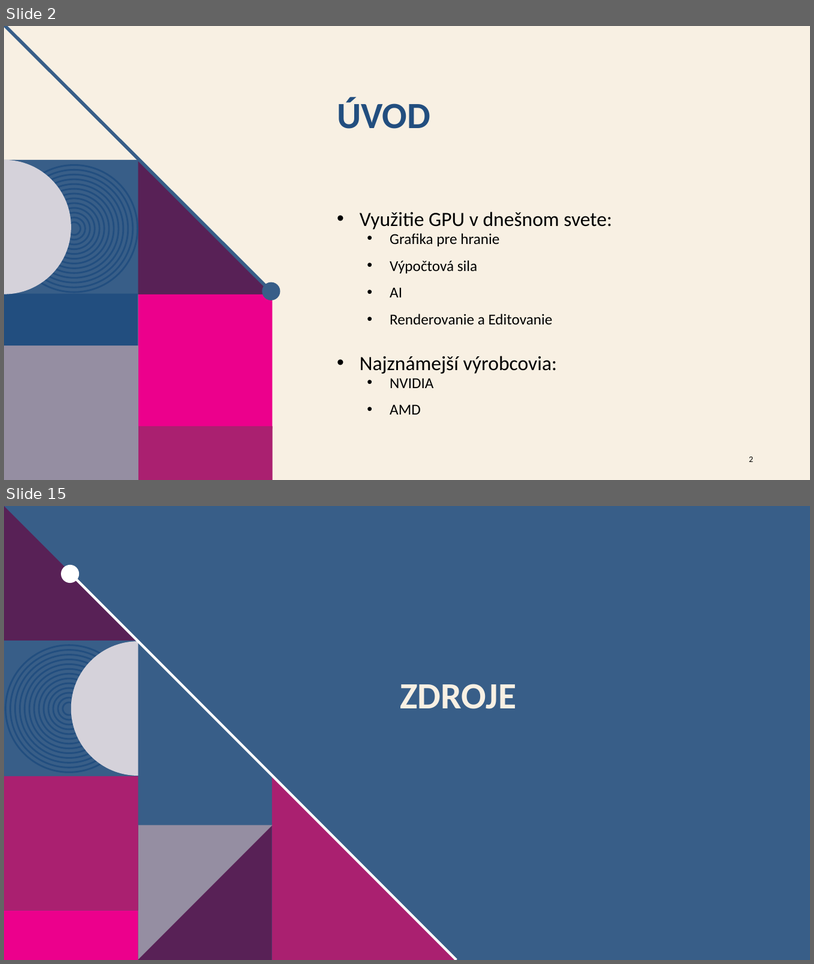
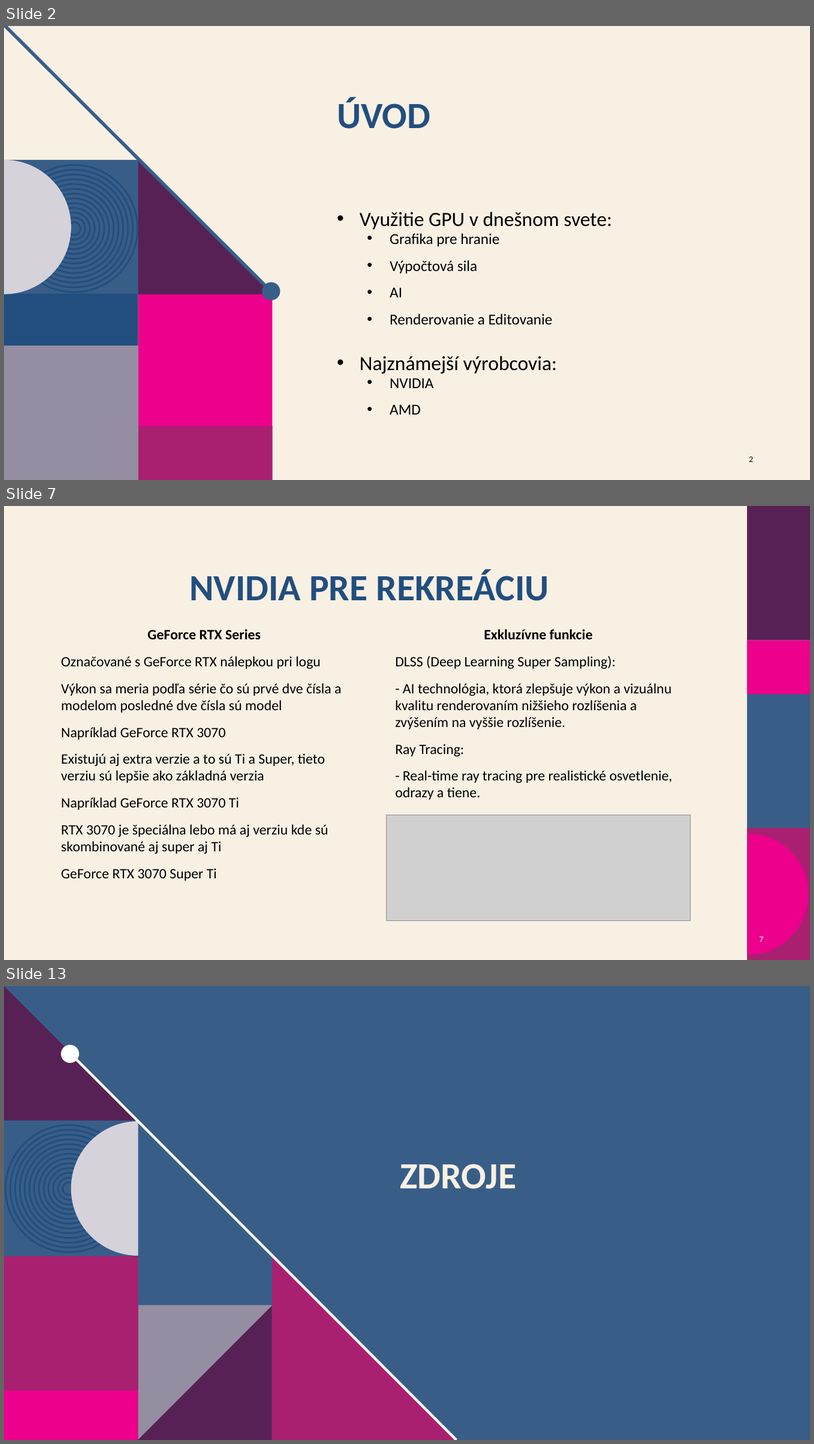
Before and after one commit to JetamAdzak/Rocnikova-praca, a slide deck: ROCNIKOVA_GPU_PREZ.pptx. Shown one above the other, each under a label of ours: slides 2 and 15 before the commit, slides 2, 7 and 13 after it; the slides between them are not shown. The pictures are 814x964 and 814x1444 pixels, drawn with LibreOffice and Linux fonts; fonts in the diff are those of the drawing; grey boxes stand for pictures; background and template pictures are left out. Boxes give left, top, right and bottom in pixels: in the first picture for what was removed or moved away, otherwise in the second. Text is boxed around its words. In the diff, an @@ line names an element or a change of style, - is before the commit and + after.

```diff
--- a/ROCNIKOVA_GPU_PREZ.pptx
+++ b/ROCNIKOVA_GPU_PREZ.pptx
@@ slide 7 added at box(4, 506, 810, 960), background #F8F0E3 @@
@@ title added at box(189, 569, 549, 601), 44 pt, text #224E7F, bold @@
+NVIDIA PRE REKREÁCIU
@@ text added at box(61, 629, 341, 880), 17 pt, text #000000 @@
+GeForce RTX Series
+Označované s GeForce RTX nálepkou pri logu
+Výkon sa meria podľa série čo sú prvé dve čísla a modelom posledné dve čísla sú model
+Napríklad GeForce RTX 3070
+Existujú aj extra verzie a to sú Ti a Super, tieto verziu sú lepšie ako základná verzia
+Napríklad GeForce RTX 3070 Ti
+RTX 3070 je špeciálna lebo má aj verziu kde sú skombinované aj super aj Ti
+GeForce RTX 3070 Super Ti
@@ text added at box(395, 629, 673, 799), 17 pt, text #000000 @@
+Exkluzívne funkcie
+DLSS (Deep Learning Super Sampling):
+- AI technológia, ktorá zlepšuje výkon a vizuálnu kvalitu renderovaním nižšieho rozlíšenia a zvýšením na vyššie rozlíšenie.
+Ray Tracing:
+- Real-time ray tracing pre realistické osvetlenie, odrazy a tiene.
@@ picture added at box(386, 814, 691, 920) @@
@@ group added at box(747, 506, 810, 960): 4 rectangles, 1 freeform shape @@
@@ page number added at box(759, 936, 764, 942), 10 pt, text #FFFFFF @@
+7
@@ what was slide 15 is now slide 13 @@
```
Also in this commit, not shown: 7 slides changed, 2 other slides added, 5 slides removed.
